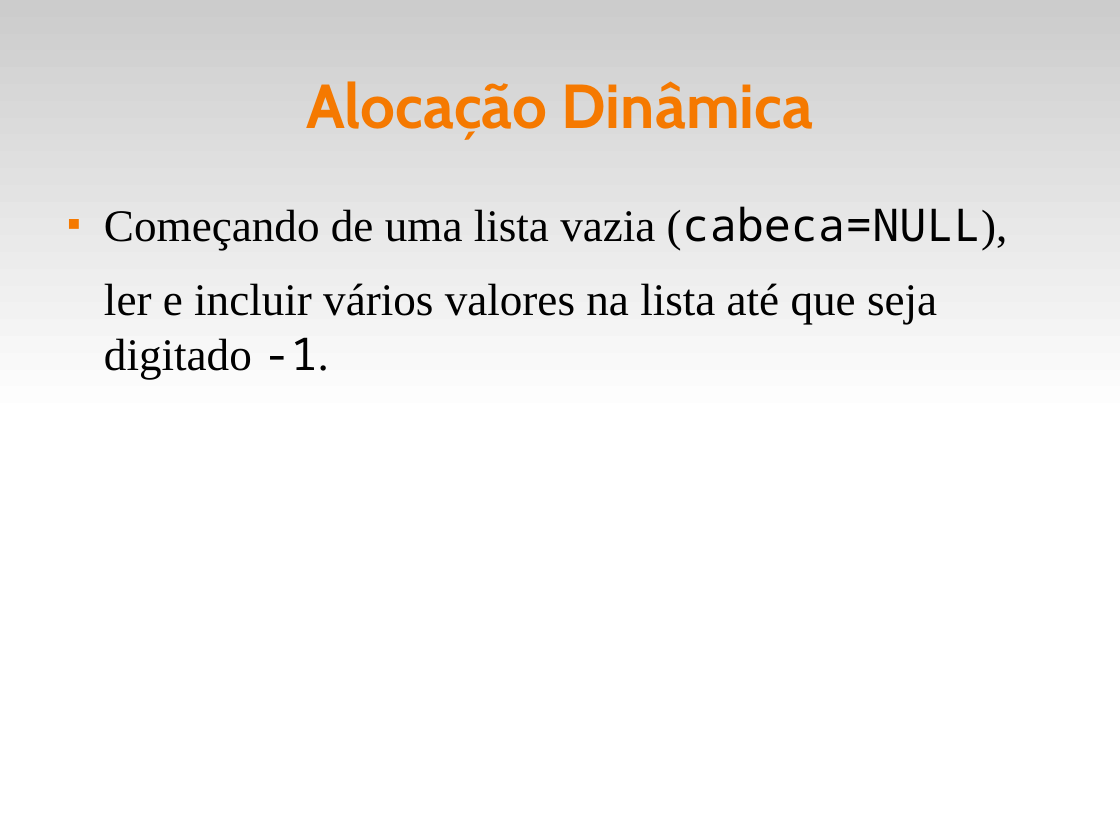
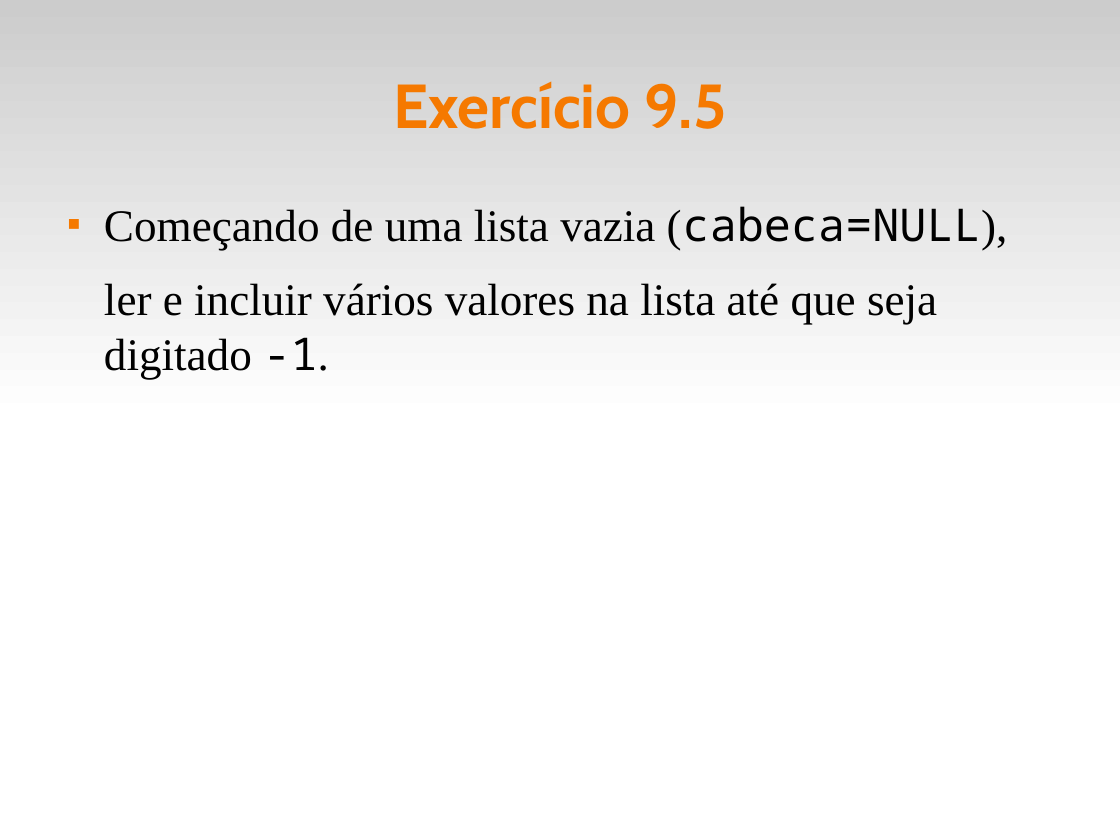
Before and after one commit to fsantanna-uerj/LP1, a slide deck: slide 17 of Slides/lp1-09-listas.odp. Drawn at 1120x840 pixels with LibreOffice and Linux fonts; fonts in the diff are those of the drawing. Boxes give left, top, right and bottom in pixels: in the first picture for what was removed or moved away, otherwise in the second. Text is boxed around its words. In the diff, an @@ line names an element or a change of style, - is before the commit and + after.

```diff
--- a/Slides/lp1-09-listas.odp
+++ b/Slides/lp1-09-listas.odp
@@ title at (x1=393, y1=81, x2=727, y2=129): text changed @@
-Alocação Dinâmica
+Exercício 9.5
```
Also in this commit, not shown: 1 other slide changed, 1 other file.
